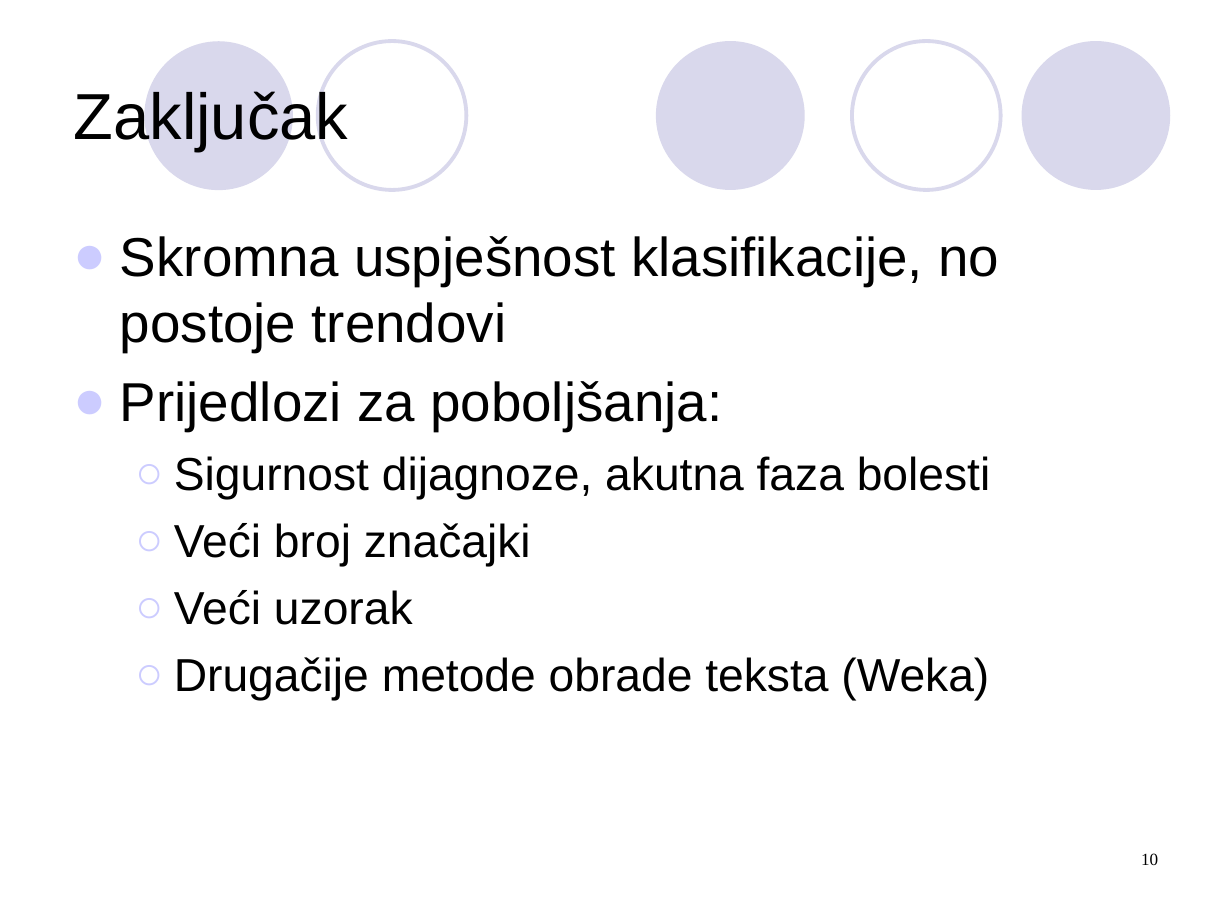
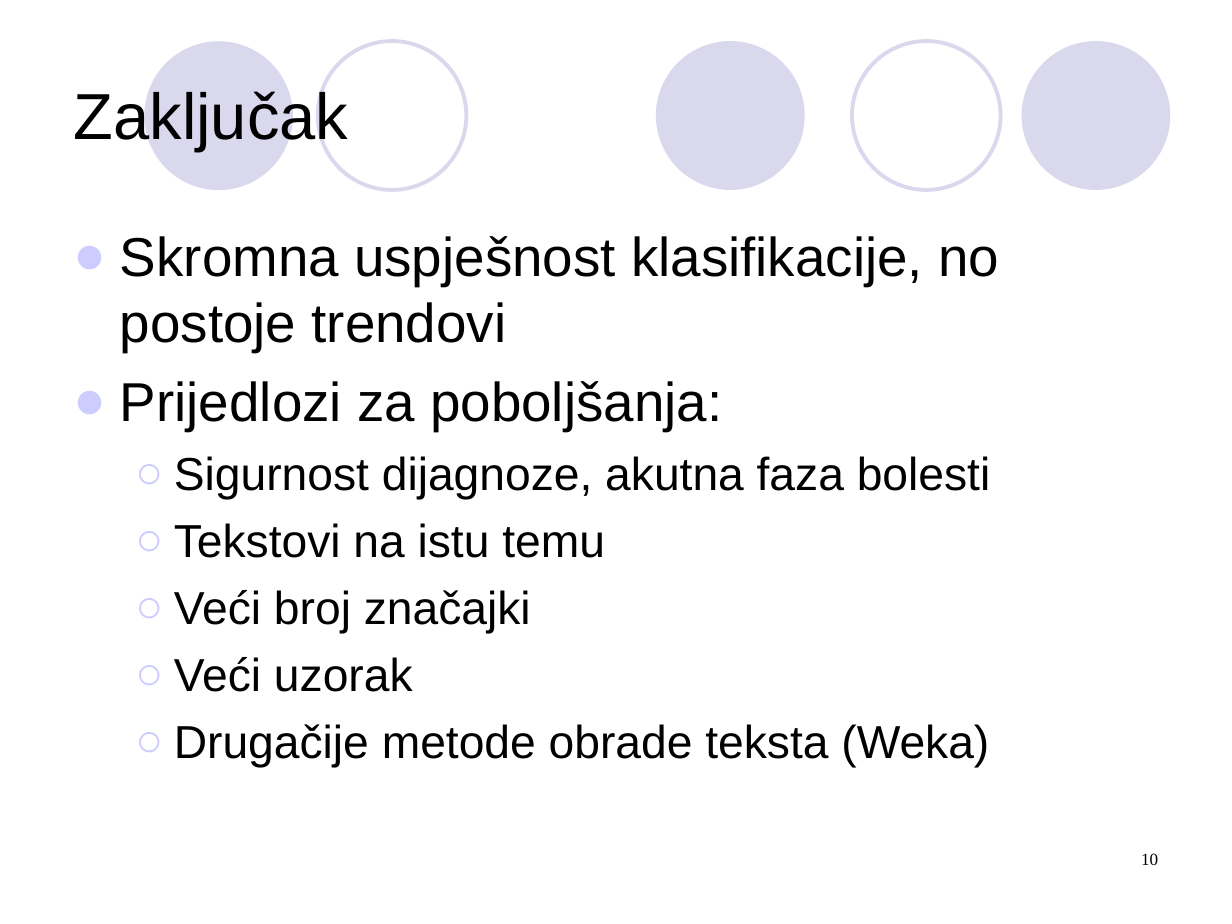
Before and after one commit to Monk-NT/hr-mental-health, a slide deck: slide 10 of docs/Grdjan2.ppt. Drawn at 1232x924 pixels with LibreOffice and Linux fonts; fonts in the diff are those of the drawing. Boxes give left, top, right and bottom in pixels: in the first picture for what was removed or moved away, otherwise in the second. Text is boxed around its words. In the diff, an @@ line names an element or a change of style, - is before the commit and + after.

```diff
--- a/docs/Grdjan2.ppt
+++ b/docs/Grdjan2.ppt
@@ text at (x1=174, y1=523, x2=605, y2=558): paragraph added @@
+  ○ Tekstovi na istu temu
```
